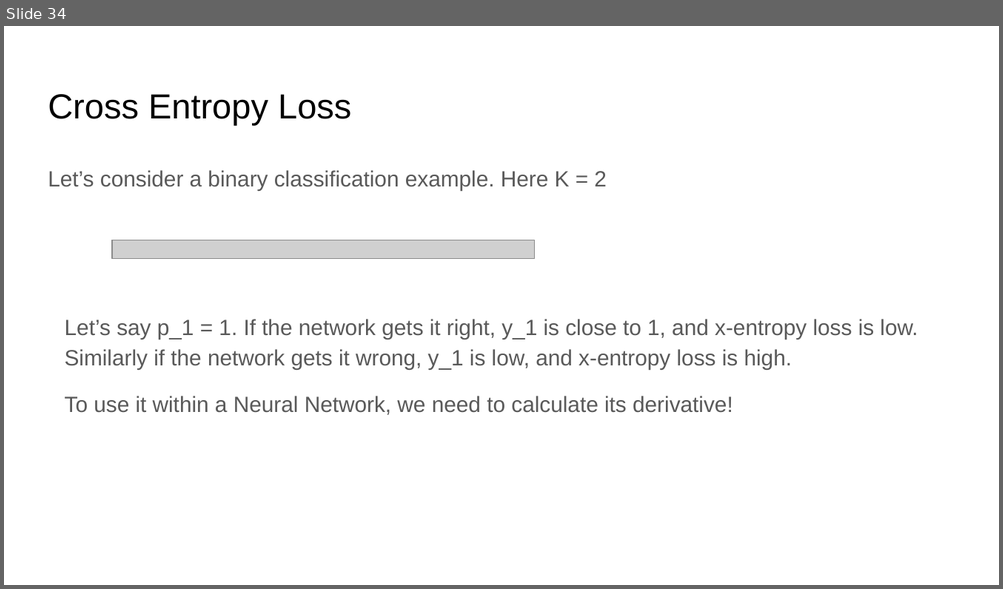
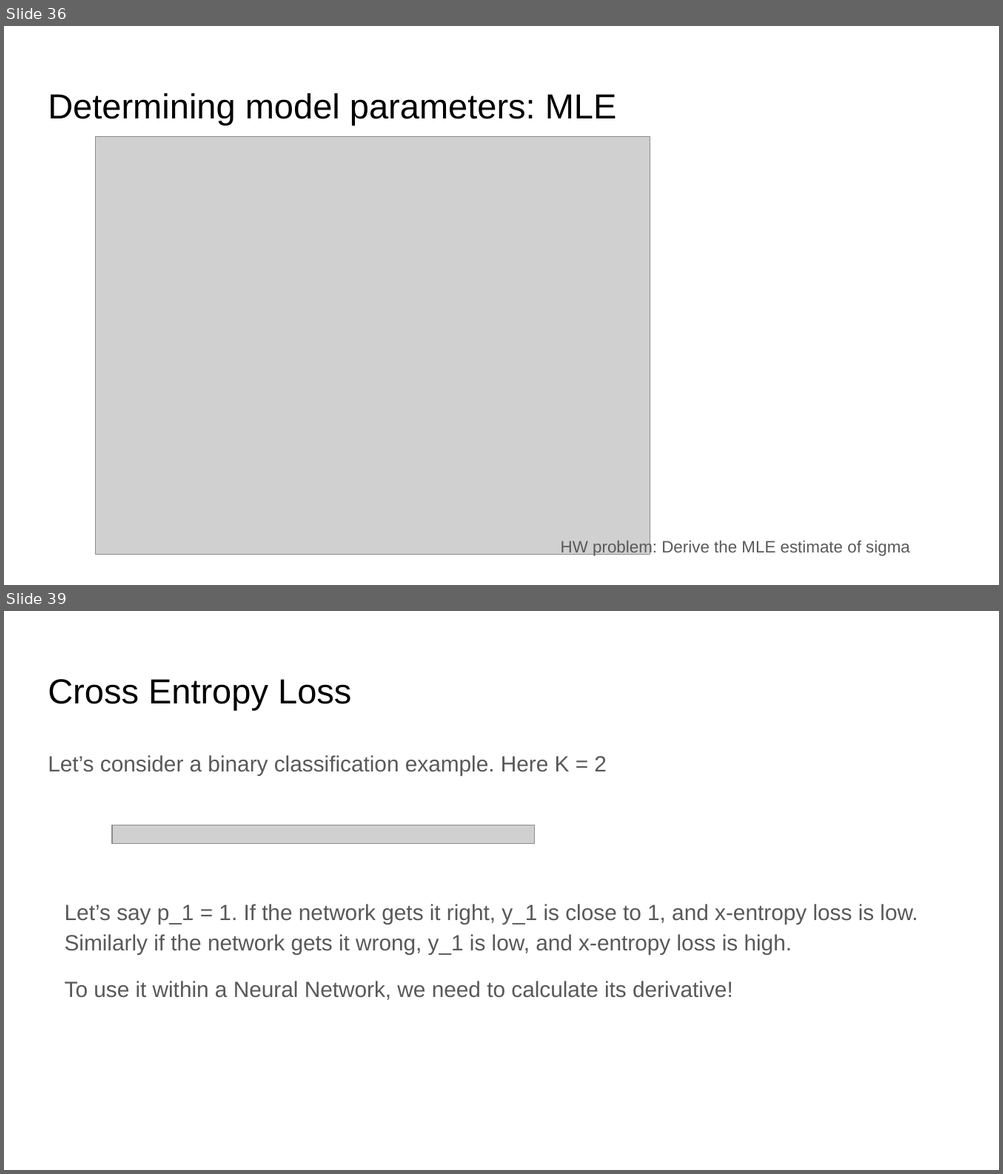
Before and after one commit to ankur6ue/deep-learning-course, a slide deck: Module 1/class_1.6/deep_learning_course_class_1.6.pptx. Shown one above the other, each under a label of ours: slide 34 before the commit, slides 36 and 39 after it; the slides between them are not shown. The pictures are 1003x589 and 1003x1174 pixels, drawn with LibreOffice and Linux fonts; fonts in the diff are those of the drawing; grey boxes stand for pictures. Boxes give left, top, right and bottom in pixels: in the first picture for what was removed or moved away, otherwise in the second. Text is boxed around its words. In the diff, an @@ line names an element or a change of style, - is before the commit and + after.

```diff
--- a/Module 1/class_1.6/deep_learning_course_class_1.6.pptx
+++ b/Module 1/class_1.6/deep_learning_course_class_1.6.pptx
@@ slide 36 added at <box>4,26,999,585</box>, background #FFFFFF @@
@@ title added at <box>48,93,617,125</box>, 25.2 pt, text #000000 @@
+Determining model parameters: MLE
@@ picture added at <box>96,136,649,554</box> @@
@@ text added at <box>560,540,910,557</box>, 12 pt, text #595959 @@
+HW problem: Derive the MLE estimate of sigma
@@ what was slide 34 is now slide 39 @@
```
Also in this commit, not shown: 7 slides changed, 4 other slides added, 3 other files.
